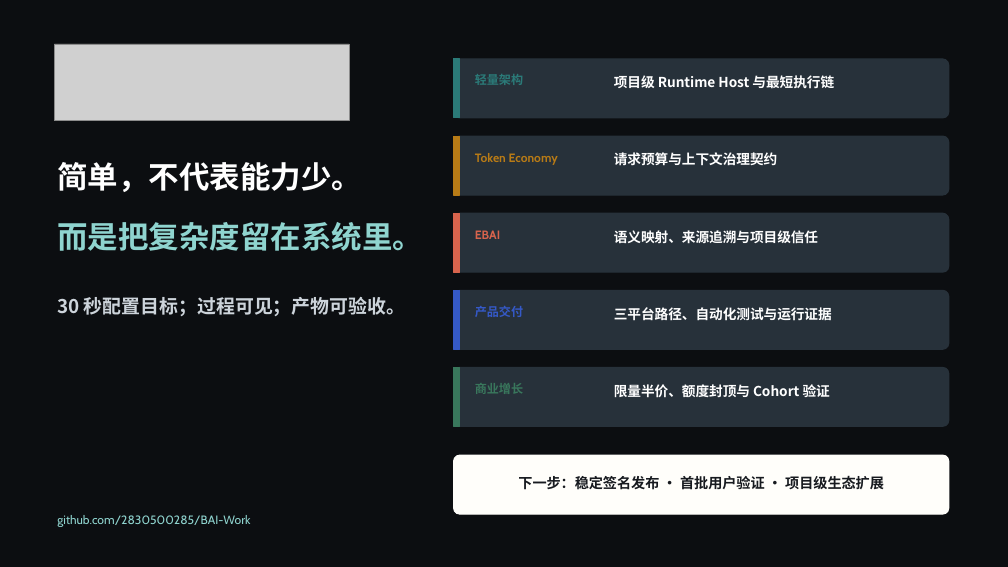
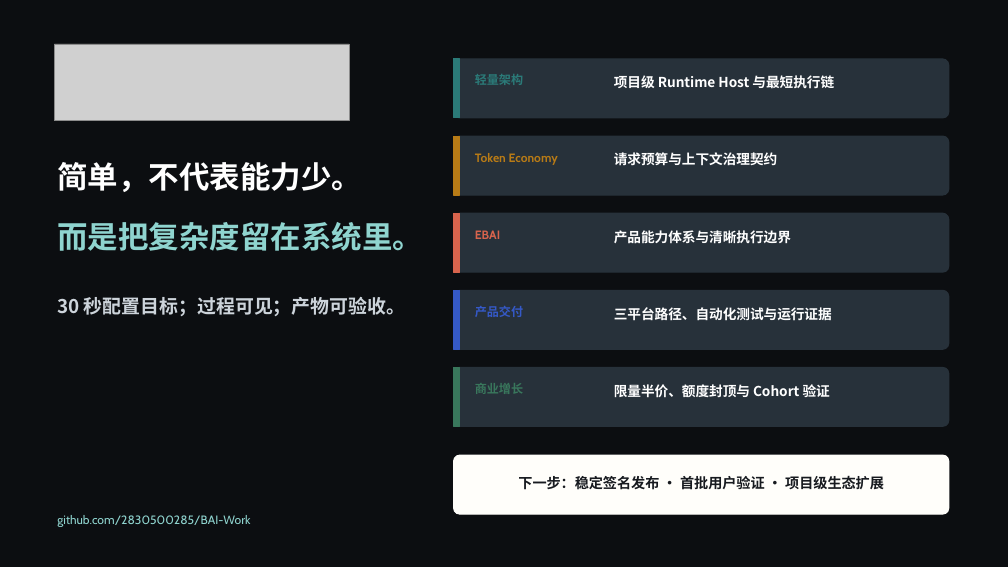
Before and after one commit to 2830500285/BAI-Work, a slide deck: slide 19 of docs/presentation/BAI-Work-Defense-Deck.pptx. Drawn at 1008x567 pixels with LibreOffice and Linux fonts; fonts in the diff are those of the drawing; grey boxes stand for pictures. Boxes give left, top, right and bottom in pixels: in the first picture for what was removed or moved away, otherwise in the second. Text is boxed around its words. In the diff, an @@ line names an element or a change of style, - is before the commit and + after.

```diff
--- a/docs/presentation/BAI-Work-Defense-Deck.pptx
+++ b/docs/presentation/BAI-Work-Defense-Deck.pptx
@@ text at [614,230,791,244]: text changed @@
-语义映射、来源追溯与项目级信任
+产品能力体系与清晰执行边界
```
Also in this commit, not shown: 4 other slides changed, 6 other files.
